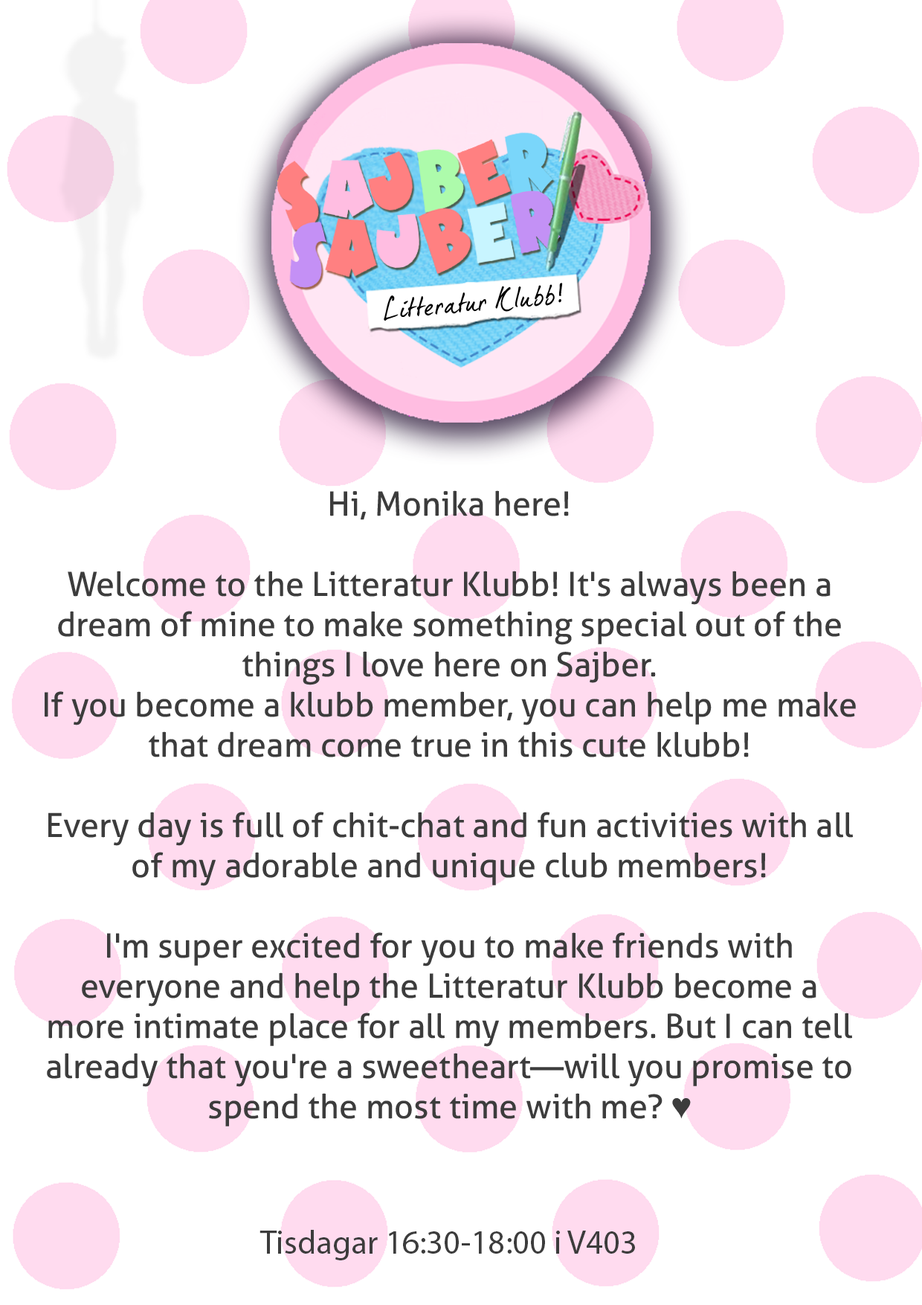
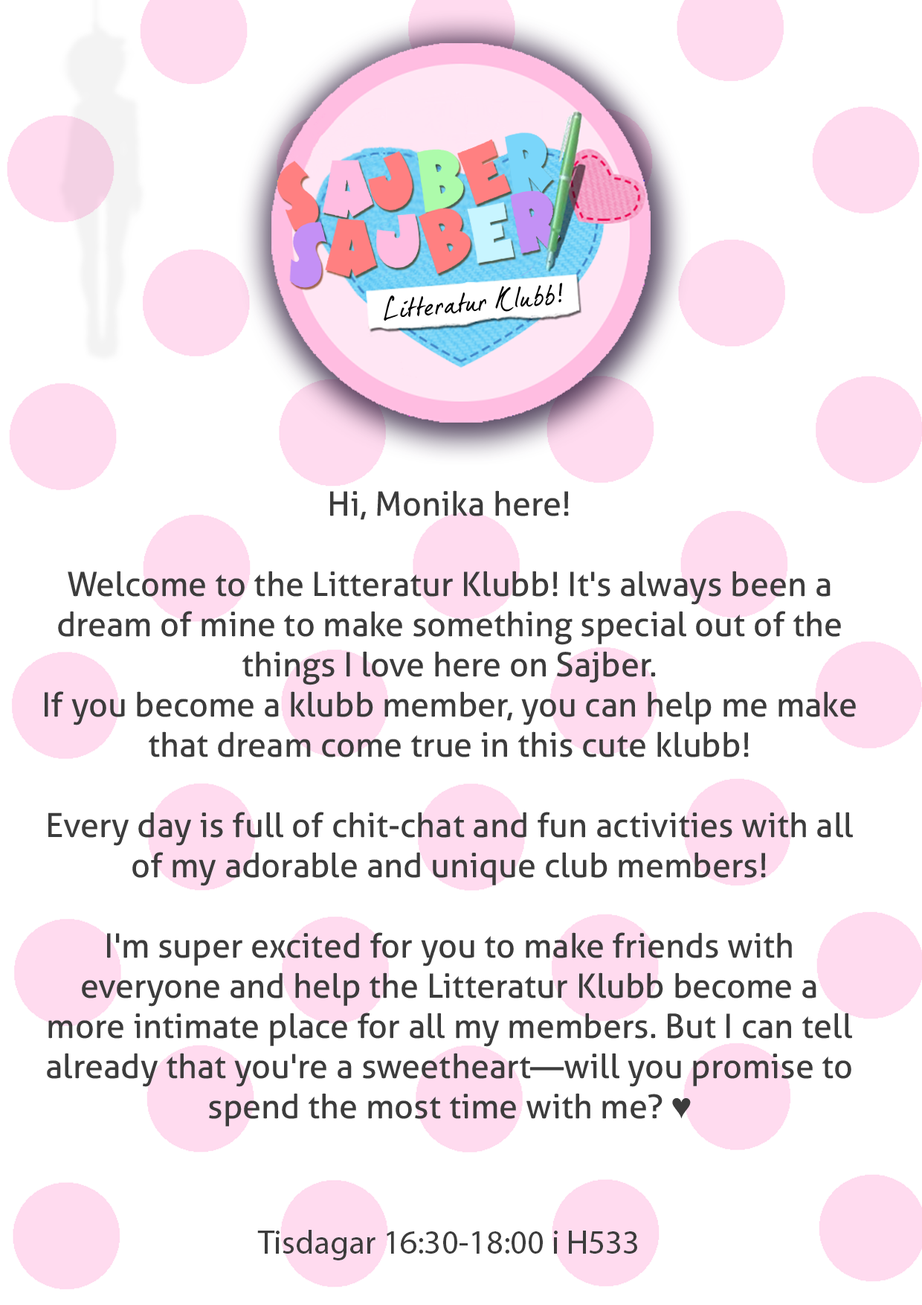
Layers edited between the first and the second 922px x 1305px image:
renamed "Tisdagar 16:30-18:00 i V403" to "Tisdagar 16:30-18:00 i H533", painted on it over <box>257,1229,638,1261</box>
